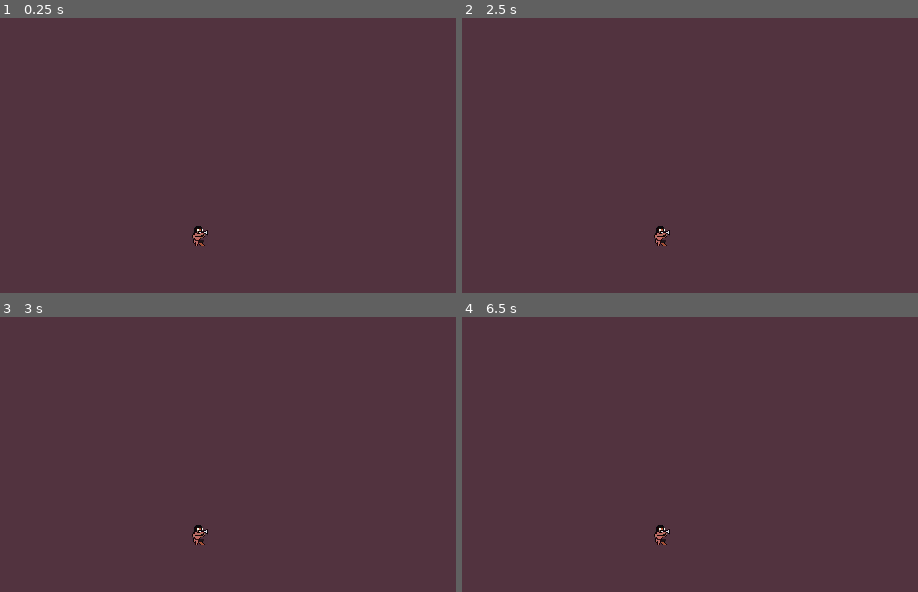
Above: before the commit, frames 1-4 (two rows, left to right).
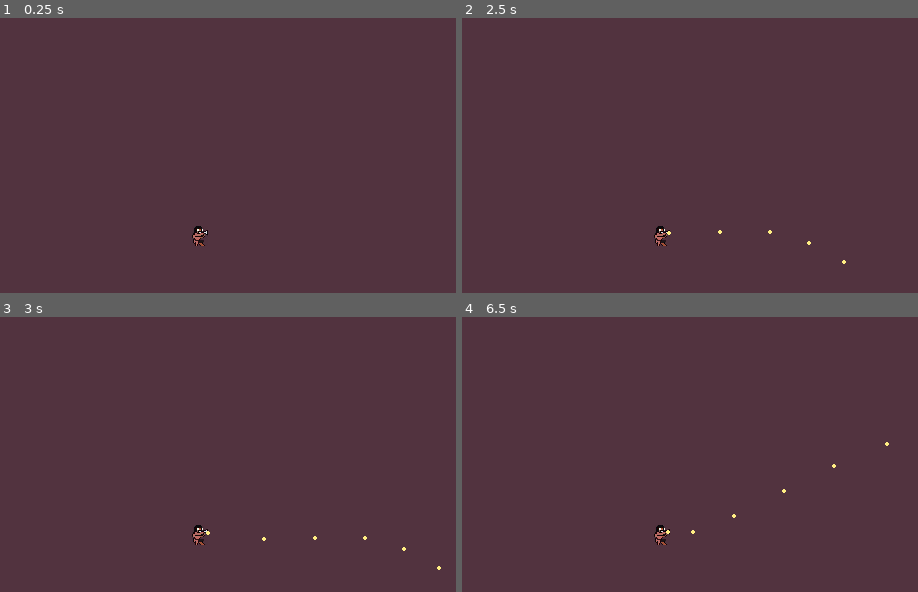
Above: after the commit, the same moments.

Repository: loteque/wasteland-warrior
Game: Godot game, scene res://test/MobSpawnerTest.tscn
The game is run twice, just before and just after one commit, with the same random seed, the same clock (stepped at 60 frames per second) and the same inputs. This scene is started directly instead of the project's main scene.
Inputs:
- Up to frame 1 (0.25 s): no input
- Up to frame 2 (2.5 s): tap Enter at 0.5 s; hold Right (ui_right) 0.53-1.28 s; hold Down (ui_down) 1.28-2.03 s; tap Space at 2 s; hold Right (ui_right) from 2.03 s (still down)
- Up to frame 3 (3 s): tap Enter at 2.75 s; release Right (ui_right) at 2.78 s; hold Up (ui_up) from 2.78 s (still down)
- Up to frame 4 (6.5 s): tap Space at 3.5 s; release Up (ui_up) at 3.53 s; hold Left (ui_left) 3.53-5.03 s; hold Down (ui_down) 5.03-5.78 s; hold Right (ui_right) from 5.78 s (still down)

Frame 1 is identical in both runs. In frame 2, less than 0.1% of the frame differs, in the area x 44-85%, y 77-90%; in frame 3, less than 0.1%, in the area x 45-97%, y 77-92%; in frame 4, less than 0.1%.

Commit message:
Add projectiles which emit from player
Part of #64

Diff:
--- a/project/src/PlayerController.gd
+++ b/project/src/PlayerController.gd
@@ -2,17 +2,25 @@
 
 export var speed := 50
 export var health := 10
+export var projectile: PackedScene = preload("res://src/Projectile.tscn")
+export var attack_interval := 30
+export var projectile_speed := 100
 
 var is_invincible = false
 onready var iframe_timer = $IFrameTimer
 onready var sprite = $Sprite
 onready var sprite_fx_animations = sprite.get_node("AnimationPlayer")
+onready var projectile_start = $ProjectileStart
+onready var projectile_target = $ProjectileTarget
 
 
 func _ready():
 	$Sprite.self_modulate = Color(1, 1, 1)
 
 func _physics_process(delta):
+	if is_attack_frame():
+		attack()
+
 	var motion = Vector2.ZERO
 
 	if Input.is_action_pressed("ui_up"):
@@ -29,6 +37,9 @@
 
 	motion = motion.normalized() * speed
 	move_and_slide(motion)
+
+func is_attack_frame():
+	return Engine.get_physics_frames() % attack_interval == 0
 
 func _on_HurtBox_body_entered(body):
 	if !is_invincible:
@@ -51,3 +62,10 @@
 
 func make_vincible():
 	is_invincible = false
+
+func attack():
+	var bullet = projectile.instance()
+	var facing_angle = projectile_start.get_angle_to(projectile_target.global_position)
+	bullet.update(projectile_speed, facing_angle)
+	bullet.global_position = projectile_start.global_position
+	get_tree().root.add_child(bullet)
--- a/project/src/PlayerController.tscn
+++ b/project/src/PlayerController.tscn
@@ -62,6 +62,12 @@
 [node name="PlayerController" type="KinematicBody2D" groups=["player"]]
 script = ExtResource( 1 )
 
+[node name="ProjectileStart" type="Position2D" parent="."]
+position = Vector2( 7, -3 )
+
+[node name="ProjectileTarget" type="Position2D" parent="."]
+position = Vector2( 20, -3 )
+
 [node name="Sprite" type="Sprite" parent="."]
 material = SubResource( 3 )
 scale = Vector2( 0.15, 0.15 )
--- /dev/null
+++ b/project/src/Projectile.gd
@@ -0,0 +1,14 @@
+extends Node2D
+
+export var speed := 100
+export var angle := 0
+
+var velocity = Vector2(speed, 0).rotated(angle)
+
+func _physics_process(delta):
+	transform.origin += velocity * delta
+
+func update(speed: float = self.speed, angle: float = self.angle):
+	self.speed = speed
+	self.angle = angle
+	self.velocity = Vector2(speed, 0).rotated(angle)
--- /dev/null
+++ b/project/src/Projectile.tscn
@@ -0,0 +1,17 @@
+[gd_scene load_steps=4 format=2]
+
+[ext_resource path="res://assets/char/projectile.png" type="Texture" id=1]
+[ext_resource path="res://src/Projectile.gd" type="Script" id=2]
+
+[sub_resource type="CircleShape2D" id=1]
+radius = 2.0
+
+[node name="Projectile" type="Area2D" groups=["CanDamageMob"]]
+z_index = 2
+script = ExtResource( 2 )
+
+[node name="Sprite" type="Sprite" parent="."]
+texture = ExtResource( 1 )
+
+[node name="CollisionShape2D" type="CollisionShape2D" parent="."]
+shape = SubResource( 1 )
--- /dev/null
+++ b/project/test/TestPlayerHurtEnemy.tscn
@@ -0,0 +1,11 @@
+[gd_scene load_steps=3 format=2]
+
+[ext_resource path="res://src/PlayerController.tscn" type="PackedScene" id=1]
+[ext_resource path="res://src/mobs/Mob.tscn" type="PackedScene" id=2]
+
+[node name="TestPlayerHurtEnemy" type="Node2D"]
+
+[node name="PlayerController" parent="." instance=ExtResource( 1 )]
+
+[node name="Mob" parent="." instance=ExtResource( 2 )]
+position = Vector2( 59, 0 )
--- /dev/null
+++ b/project/test/TestProjectile.tscn
@@ -0,0 +1,15 @@
+[gd_scene load_steps=4 format=2]
+
+[ext_resource path="res://src/Projectile.tscn" type="PackedScene" id=1]
+[ext_resource path="res://src/mobs/Mob.tscn" type="PackedScene" id=2]
+[ext_resource path="res://src/PlayerController.tscn" type="PackedScene" id=3]
+
+[node name="TestProjectile" type="Node2D"]
+
+[node name="Mob" parent="." instance=ExtResource( 2 )]
+
+[node name="Projectile" parent="." instance=ExtResource( 1 )]
+position = Vector2( -32, -12 )
+angle = 1
+
+[node name="PlayerController" parent="." instance=ExtResource( 3 )]
Not shown, added: project/assets/char/projectile.png.import
